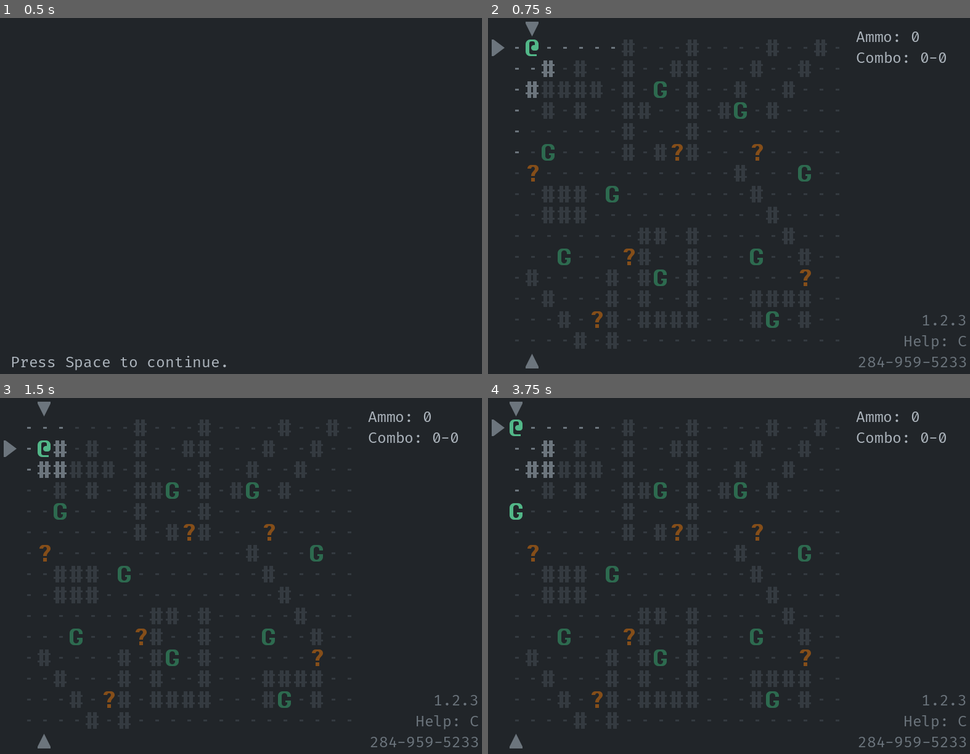
Above: before the commit, frames 1-4 (two rows, left to right).
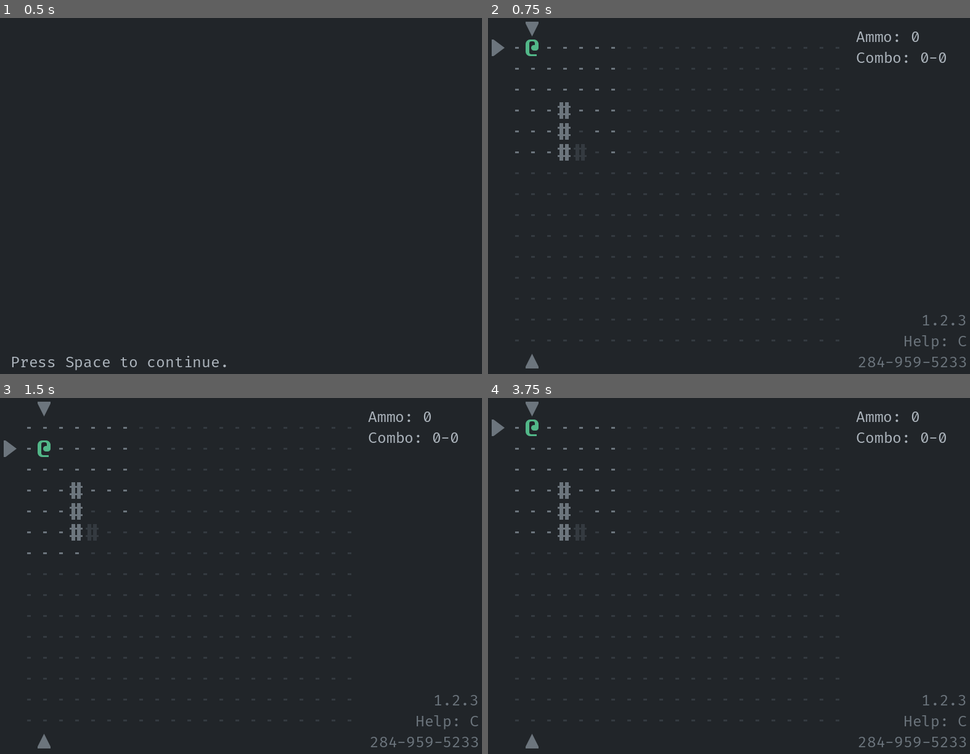
Above: after the commit, the same moments.

Repository: Bozar/godot-4-roguelike-demo
Game: Godot game, scene res://scene/main/main_game.tscn
Two runs of this game, one before a commit and one after it. Both use one fixed random seed, a clock stepped at 60 frames per second and the inputs below.
Inputs:
- Up to frame 1 (0.5 s): no input
- Up to frame 2 (0.75 s): tap Space (aim) at 0.5, 0.6 s; hold Right (move_right) from 0.53 s (still down)
- Up to frame 3 (1.5 s): tap Space (aim) at 1.25, 1.35 s; release Right (move_right) at 1.28 s; hold Down (move_down) from 1.28 s (still down)
- Up to frame 4 (3.75 s): tap Enter at 2, 3.5 s; release Down (move_down) at 2.03 s; hold Right (move_right) 2.03-2.78 s; tap Space (aim) at 2.1, 2.75, 2.85, 3.6 s; hold Up (move_up) 2.78-3.53 s; hold Left (move_left) from 3.53 s (still down)

Frame 1 is identical in both runs. In frame 2, 1.4% of the frame differs, in the area x 7-68%, y 11-88%; in frame 3, 1.5%; in frame 4, 1.9%, in the area x 4-68%, y 1-99%.

Commit message:
Add a dungeon prefab for testing.

Diff:
--- /dev/null
+++ b/library/dungeon_prefab.gd
@@ -0,0 +1,171 @@
+class_name DungeonPrefab
+
+
+enum {
+    DO_NOT_EDIT,
+    HORIZONTAL_FLIP,
+    VERTICAL_FLIP,
+    ROTATE_RIGHT,
+}
+
+
+const DICT_VALUE_WARNING: String = "Dict value is neither a string or an array."
+
+
+# parsed_file: {row: [column]}
+# edit_tags: HORIZONTAL_FLIP | VERTICAL_FLIP | ROTATE_RIGHT
+static func get_prefab(parsed_file: Dictionary, edit_tags: Array = []) \
+        -> PackedPrefab:
+    var prefab: Dictionary = {}
+    var matrix_size: MatrixSize = _get_matrix_size(parsed_file)
+    var max_x: int = matrix_size.max_column
+    var max_y: int = matrix_size.max_row
+    var new_row: Array
+    var __: int
+    var refresh_size: bool = false
+
+    # The file is read by lines. Therefore in order to get a grid [x, y], we
+    # need to call output_line[y][x], which is inconvenient. Swap [x, y] and
+    # [y, x] to make life easier.
+    #
+    # column
+    # ----------> x
+    # |
+    # | row
+    # |
+    # v y
+    for x: int in range(0, max_x):
+        new_row = []
+        __ = new_row.resize(max_y)
+        prefab[x] = new_row
+        for y: int in range(0, max_y):
+            prefab[x][y] = parsed_file[y][x]
+
+    for i: int in edit_tags:
+        match i:
+            HORIZONTAL_FLIP:
+                prefab = _horizontal_flip(prefab, max_x, max_y)
+            VERTICAL_FLIP:
+                prefab = _vertical_flip(prefab, max_x, max_y)
+            ROTATE_RIGHT:
+                prefab = _rotate_right(prefab, max_x, max_y)
+                refresh_size = true
+        # Update max_x and max_y after the prefab is rotated.
+        if refresh_size:
+            matrix_size = _get_matrix_size(prefab)
+            max_x = matrix_size.max_row
+            max_y = matrix_size.max_column
+            refresh_size = false
+    return PackedPrefab.new(prefab, max_x, max_y)
+
+
+static func _horizontal_flip(prefab: Dictionary, max_x: int, max_y: int) \
+        -> Dictionary:
+    var mirror: int
+
+    for y: int in range(0, max_y):
+        for x: int in range(0, max_x):
+            mirror = max_x - x - 1
+            if x > mirror:
+                break
+            _swap_matrix_value(prefab, Vector2i(x, y), Vector2i(mirror, y))
+    return prefab
+
+
+static func _vertical_flip(prefab: Dictionary, max_x: int, max_y: int) \
+        -> Dictionary:
+    var mirror: int
+
+    for x: int in range(0, max_x):
+        for y: int in range(0, max_y):
+            mirror = max_y - y - 1
+            if y > mirror:
+                break
+            _swap_matrix_value(prefab, Vector2i(x, y), Vector2i(x, mirror))
+    return prefab
+
+
+static func _rotate_right(prefab: Dictionary, max_x: int, max_y: int) \
+    -> Dictionary:
+    var new_prefab: Dictionary = {}
+    var new_row: Array
+    var new_x: int
+    var new_y: int
+    var __: int
+
+    for x: int in range(0, max_y):
+        new_row = []
+        __ = new_row.resize(max_x)
+        new_prefab[x] = new_row
+    for x: int in range(0, max_x):
+        for y: int in range(0, max_y):
+            new_x = max_y - y - 1
+            new_y = x
+            new_prefab[new_x][new_y] = prefab[x][y]
+    return new_prefab
+
+
+static func _get_matrix_size(matrix_dict: Dictionary) -> MatrixSize:
+    var max_row: int = matrix_dict.size()
+    var max_column: int = 0
+    var string_line: String
+    var array_line: Array
+
+    if max_row > 0:
+        match typeof(matrix_dict[0]):
+            TYPE_STRING:
+                string_line = matrix_dict[0]
+                max_column = string_line.length()
+            TYPE_ARRAY:
+                array_line = matrix_dict[0]
+                max_column = array_line.size()
+            _:
+                push_warning(DICT_VALUE_WARNING)
+    return MatrixSize.new(max_row, max_column)
+
+
+static func _swap_matrix_value(matrix: Dictionary, this_coord: Vector2i,
+        that_coord: Vector2i) -> void:
+    var save_char: String = matrix[this_coord.x][this_coord.y]
+
+    matrix[this_coord.x][this_coord.y] = matrix[that_coord.x][that_coord.y]
+    matrix[that_coord.x][that_coord.y] = save_char
+
+
+class PackedPrefab:
+    var max_x: int:
+        get:
+            return _max_x
+    var max_y: int:
+        get:
+            return _max_y
+    var prefab: Dictionary:
+        get:
+            return _prefab
+
+    var _max_x: int
+    var _max_y: int
+    var _prefab: Dictionary
+
+
+    func _init(prefab_: Dictionary, max_x_: int, max_y_: int) -> void:
+        _prefab = prefab_
+        _max_x = max_x_
+        _max_y = max_y_
+
+
+class MatrixSize:
+    var max_row: int:
+        get:
+            return _max_row
+    var max_column: int:
+        get:
+            return _max_column
+
+    var _max_row: int
+    var _max_column: int
+
+
+    func _init(max_row_: int, max_column_: int) -> void:
+        _max_row = max_row_
+        _max_column = max_column_
--- a/scene/main/init_world.gd
+++ b/scene/main/init_world.gd
@@ -4,7 +4,7 @@
 
 const INDICATOR_OFFSET: int = 32
 
-const PATH_TO_PREFAB: StringName = "resource/dungeon_prefab/dungeon.txt"
+const PATH_TO_PREFAB: StringName = "resource/dungeon_prefab/l_block.txt"
 
 const WALL_CHAR: StringName = "#"
 const TRAP_CHAR: StringName = "?"
@@ -34,21 +34,30 @@
     if not parsed.parse_success:
         return
 
-    var row: String
+    var packed_prefab: DungeonPrefab.PackedPrefab = DungeonPrefab.get_prefab(
+            parsed.output_line,
+            [
+                # DungeonPrefab.VERTICAL_FLIP,
+                # DungeonPrefab.HORIZONTAL_FLIP,
+                # DungeonPrefab.ROTATE_RIGHT,
+            ])
+    var new_x: int
+    var new_y: int
 
-    for y: int in parsed.output_line.keys():
-        row = parsed.output_line[y]
-        for x: int in range(0, row.length()):
-            match row[x]:
+    for y: int in range(0, packed_prefab.max_y):
+        for x: int in range(0, packed_prefab.max_x):
+            new_x = x + 3
+            new_y = y + 3
+            match packed_prefab.prefab[x][y]:
                 WALL_CHAR:
                     tagged_sprites.push_back(CreateSprite.create_building(
-                            SubTag.WALL, Vector2i(x, y)))
+                            SubTag.WALL, Vector2i(new_x, new_y)))
                 GRUNT_CHAR:
                     tagged_sprites.push_back(CreateSprite.create_actor(
-                            SubTag.GRUNT, Vector2i(x, y)))
+                            SubTag.GRUNT, Vector2i(new_x, new_y)))
                 TRAP_CHAR:
                     tagged_sprites.push_back(CreateSprite.create_trap(
-                            SubTag.AMMO, Vector2i(x, y)))
+                            SubTag.AMMO, Vector2i(new_x, new_y)))
 
 
 func _create_floor(tagged_sprites: Array[TaggedSprite]) -> void:
--- a/scene/main/pc_action.gd
+++ b/scene/main/pc_action.gd
@@ -89,7 +89,8 @@
 func _on_Schedule_turn_started(sprite: Sprite2D) -> void:
     if not sprite.is_in_group(SubTag.PC):
         return
-    _ref_GameProgress.try_respawn_npc(_pc)
+    # TODO: Enable respawn when dungeon generation is done.
+    # _ref_GameProgress.try_respawn_npc(_pc)
     _ref_PcFov.render_fov(_is_aiming)
     _alert_duration = max(0, _alert_duration - 1)
 
Not shown, added: resource/dungeon_prefab/l_block.txt
Renamed: resource/dungeon_prefab/dungeon.txt -> resource/dungeon_prefab/static_dungeon/dungeon.txt
Not shown, added: resource/REXPaint/l_block.xp
Not shown, added: resource/REXPaint/static_dungeon/dungeon.xp
